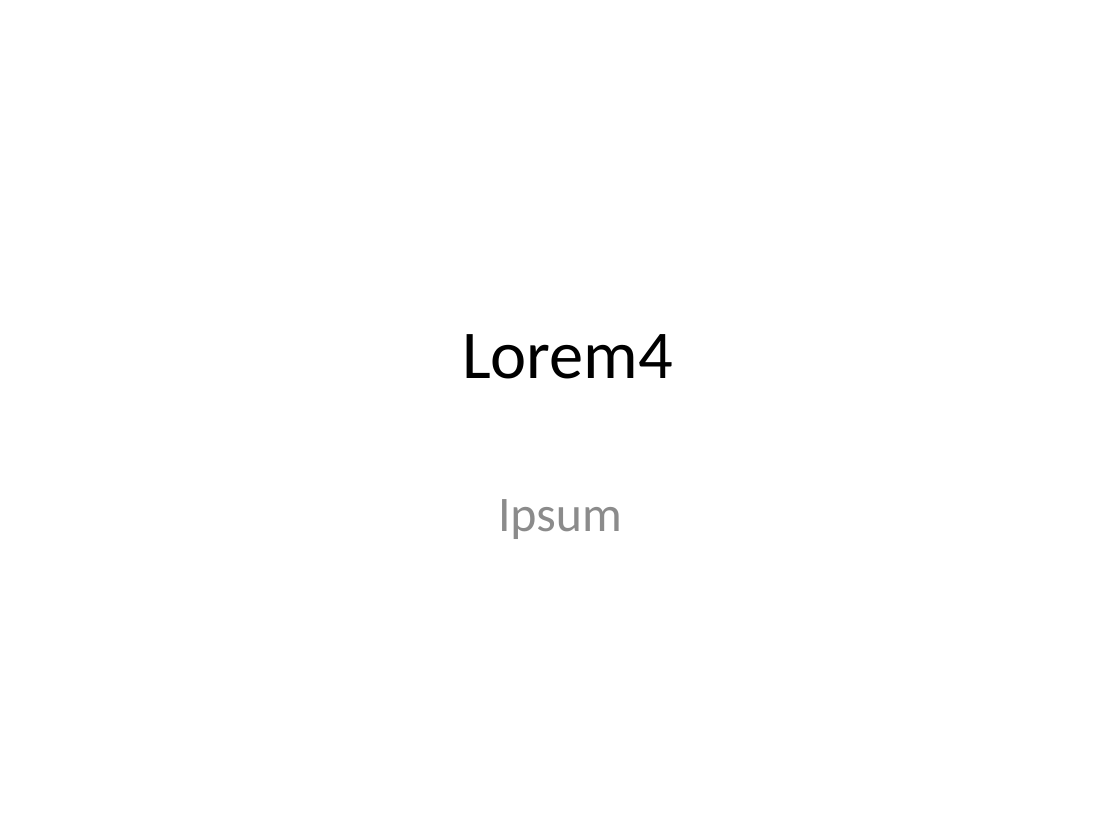
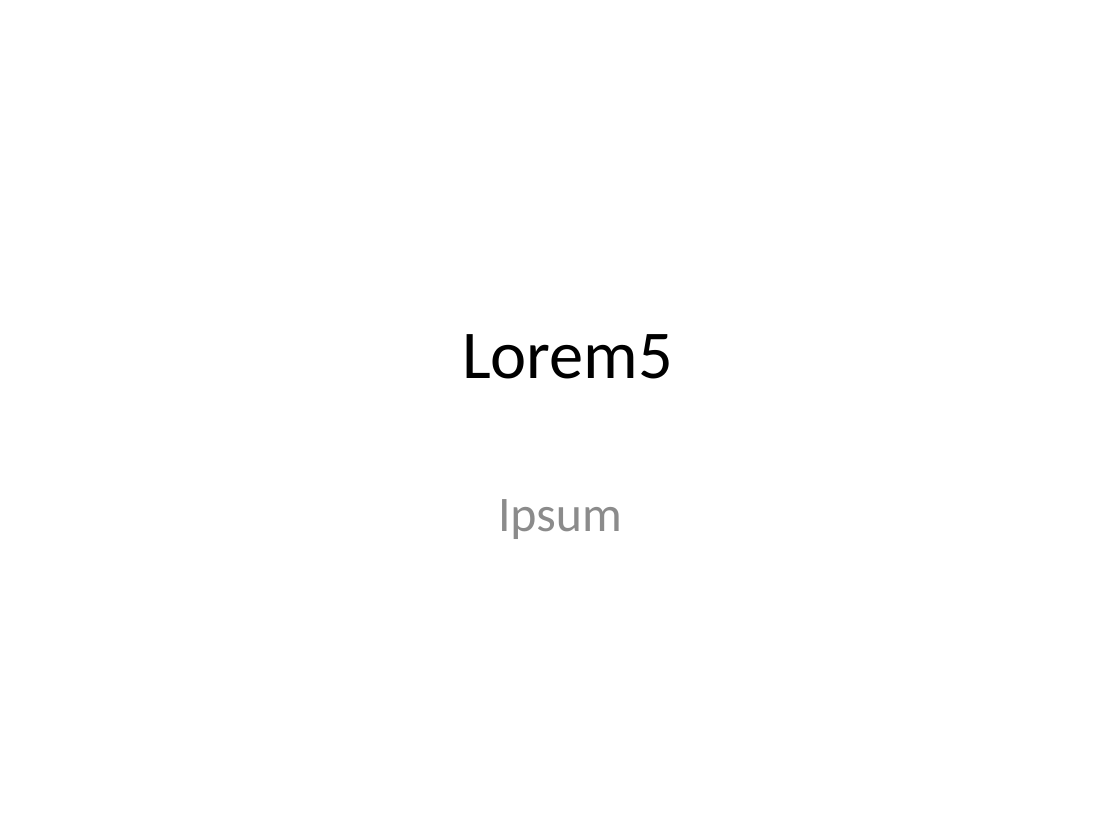
Before and after one commit to jbeejones/MyTest, a slide deck: slide 1 of docs/Presentation2.pptx. Drawn at 1120x840 pixels with LibreOffice and Linux fonts; fonts in the diff are those of the drawing. Boxes give left, top, right and bottom in pixels: in the first picture for what was removed or moved away, otherwise in the second. Text is boxed around its words. In the diff, an @@ line names an element or a change of style, - is before the commit and + after.

```diff
--- a/docs/Presentation2.pptx
+++ b/docs/Presentation2.pptx
@@ title at <box>462,334,673,379</box>: text changed @@
-Lorem4
+Lorem5
```
Also in this commit, not shown: 1 other file.
